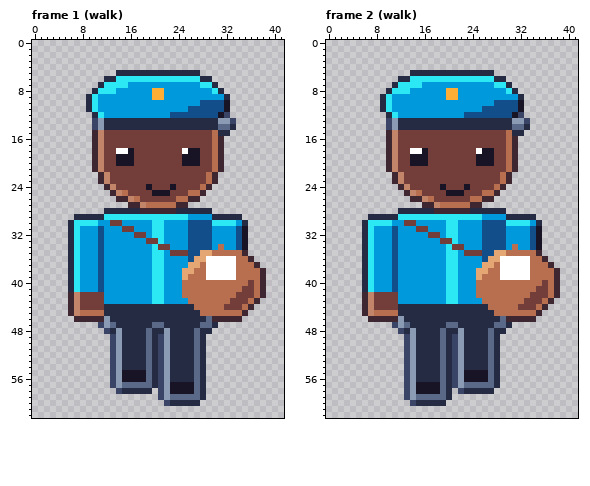
Pixel-art file -- art/depths/mail-carrier@75.aseprite. Above: the version before the commit.
42x63 pixels, 4 frames. Shown: frame 1 (walk), frame 2 (walk). The commit also changed other frames, which this record leaves out.
New version:
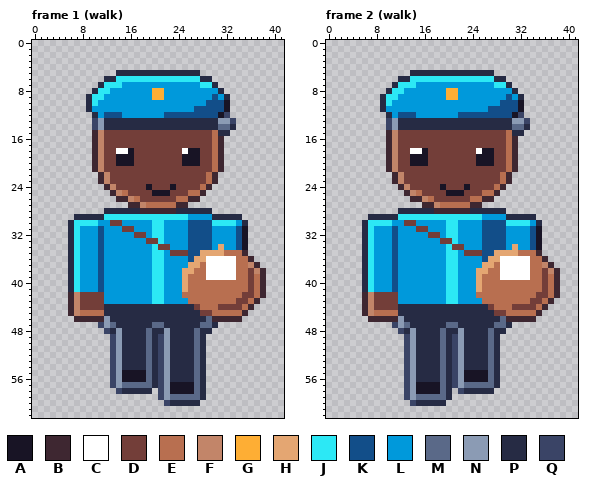
Palette (. is transparent): A #181425  B #3e2731  C #ffffff  D #733e39  E #b86f50  F #c28569  G #feae34  H #e4a672  J #2ce8f5  K #124e89  L #0099db  M #5a6988  N #8b9bb4  P #262b44  Q #3a4466
Changes in this commit:
Frame 1 (walk):
The author changed colour E to colour D in rows 38 to 39 at x 36; in row 44 at x 27 and 31; in row 45 at x 28 to 29.
The author changed colour D to colour E in row 41 at x 35; in row 42 at x 34; in row 43 at x 33.
The author changed colour E to colour F in row 37 at x 36; in row 38 at x 37.
The author changed colour E to colour H in row 34 at x 31; in row 35 at x 30 to 31; in rows 40 to 41 at x 25.
The author changed colour L to colour J in row 9 at x 11.
The author changed colour L to colour K in row 9 at x 30; in row 12 at x 12 to 14 and 22.
The author changed colour J to colour L in row 7 at x 15; in row 8 at x 13 and 30; in row 11 at x 10; in row 12 at x 11.
The author changed colour K to colour L in row 10 at x 28; in row 11 at x 26.
Frame 2 (walk): the same change as frame 1 (walk)
Where, in picture pixels (left, top, right, bottom), the same in both pictures:
changed: (92, 82, 128, 118)
changed: (164, 88, 218, 118)
changed: (212, 244, 224, 256)
changed: (182, 262, 260, 316)
changed: (386, 82, 422, 118)
changed: (458, 88, 512, 118)
changed: (506, 244, 518, 256)
changed: (476, 262, 554, 316)
